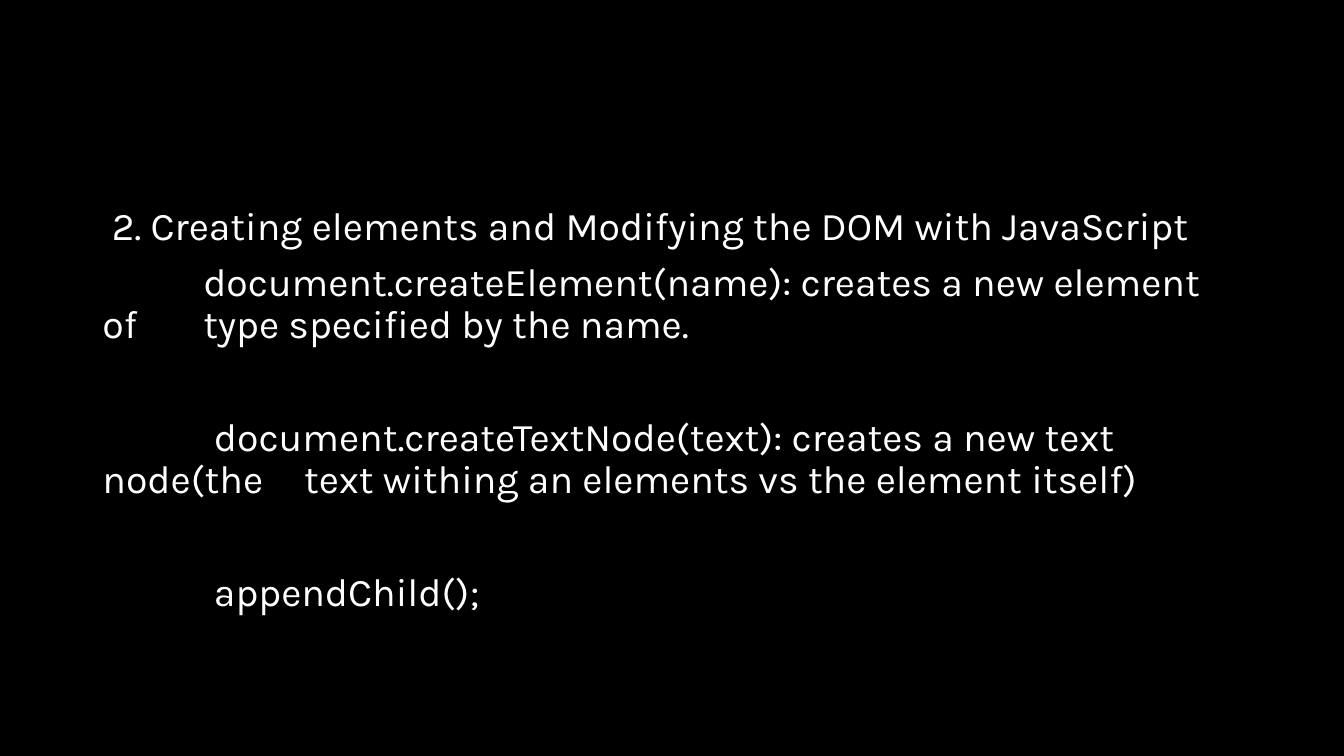
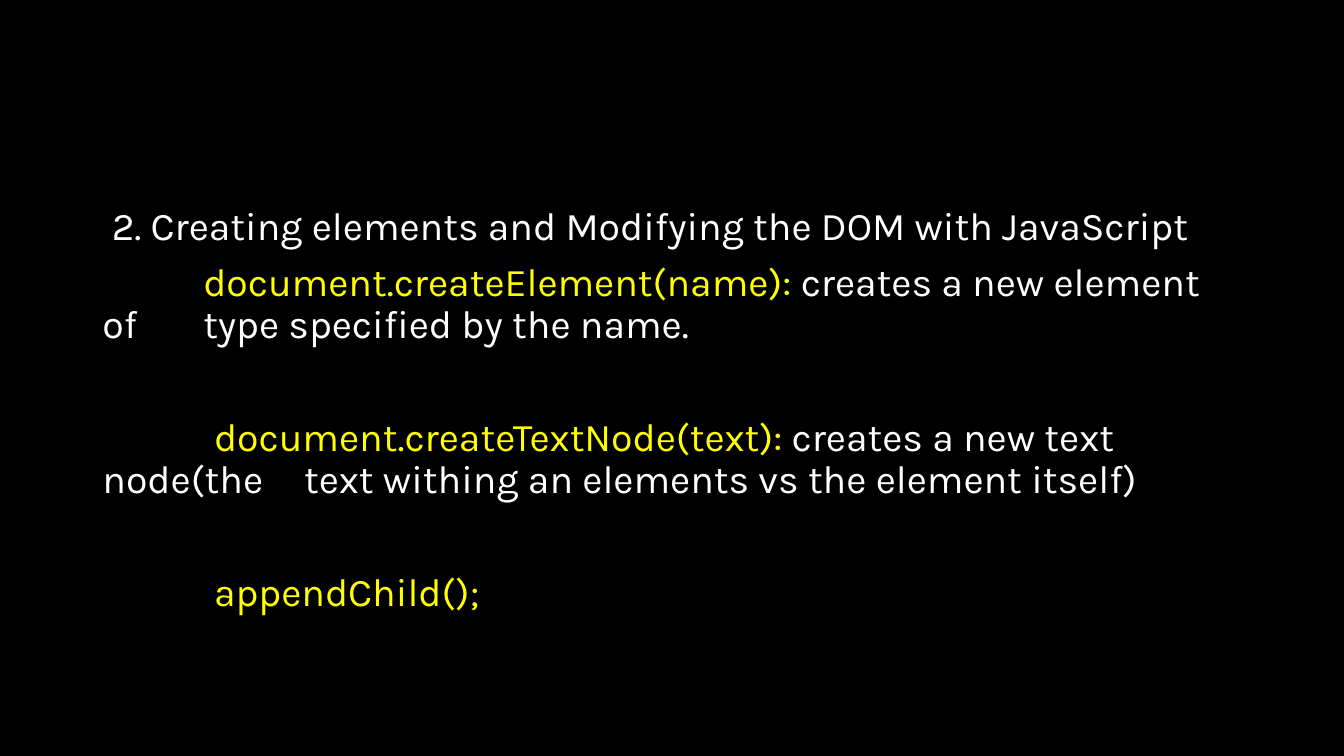
Before and after one commit to natiquekeyin/fall2024, a slide deck: slide 11 of FrontEnd/Week5/Week 5.pptx. Drawn at 1344x756 pixels with LibreOffice and Linux fonts; fonts in the diff are those of the drawing. Boxes give left, top, right and bottom in pixels: in the first picture for what was removed or moved away, otherwise in the second. Text is boxed around its words. In the diff, an @@ line names an element or a change of style, - is before the commit and + after.

```diff
--- a/FrontEnd/Week5/Week 5.pptx
+++ b/FrontEnd/Week5/Week 5.pptx
@@ text at (x1=102, y1=267, x2=1200, y2=616): text colour #FFFFFF to #FFFF00 in "document.createElement(name):", "document.createTextNode(text):", "appendChild();" @@
```
Also in this commit, not shown: 4 other slides changed, 4 other files.
